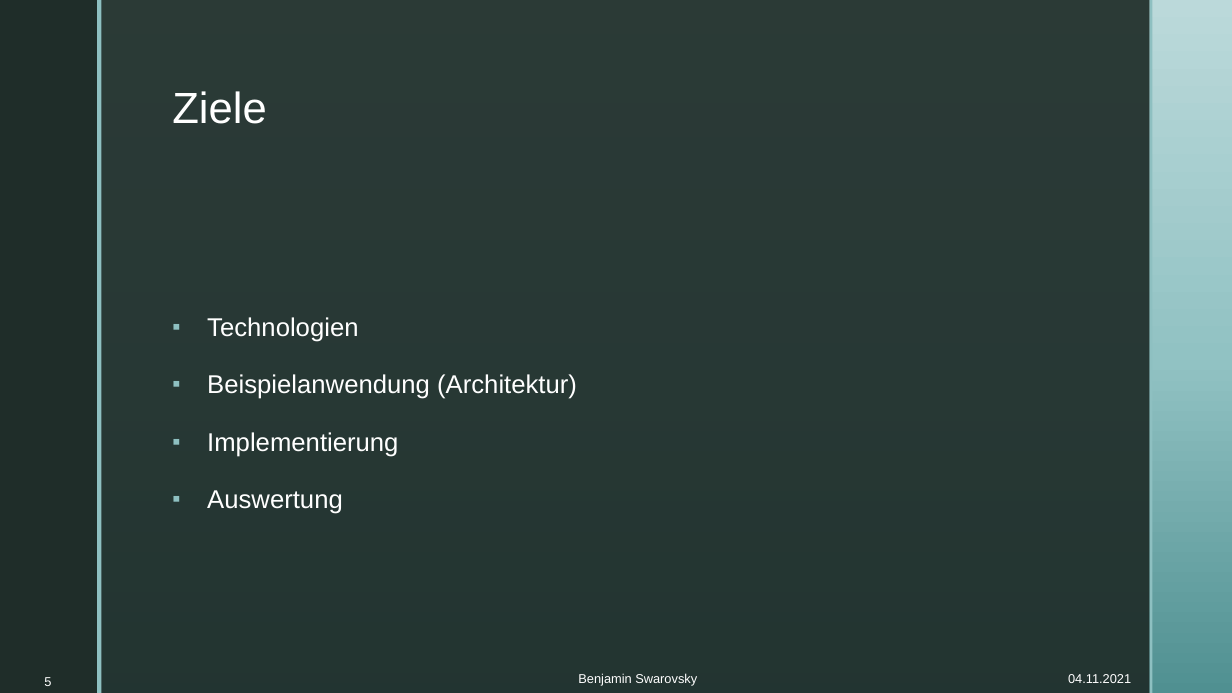
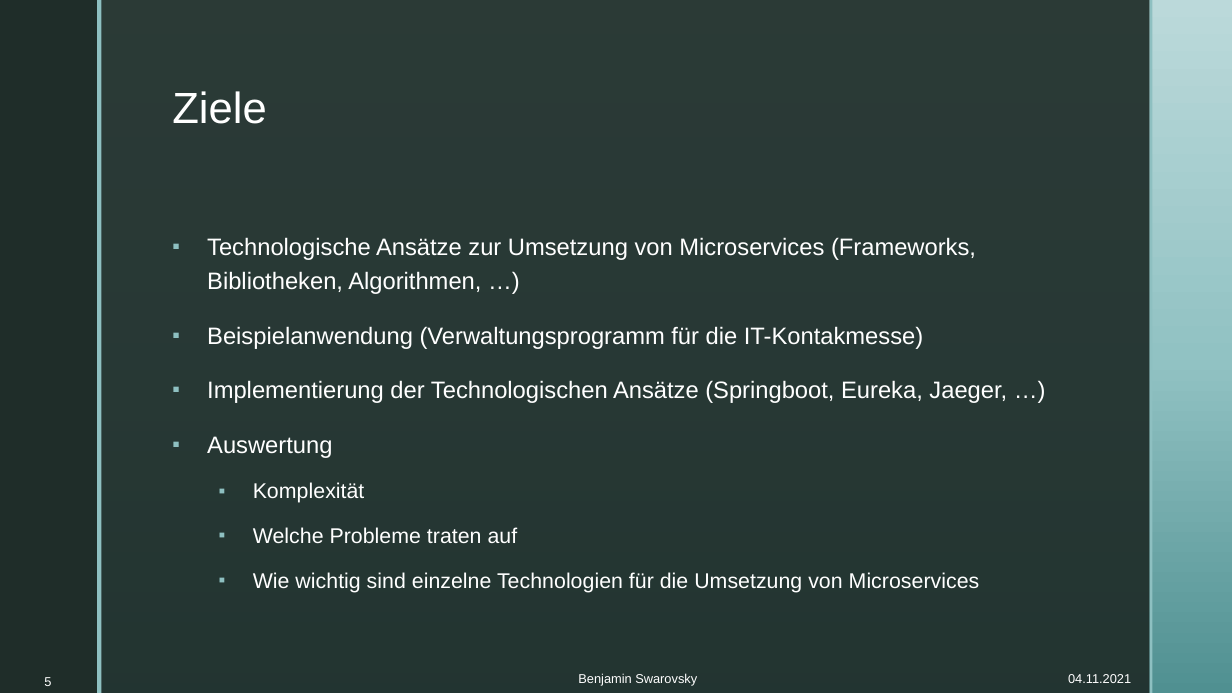
Before and after one commit to BenjaminS01/Abschluss, a slide deck: slide 5 of Vortrag.pptx. Drawn at 1232x693 pixels with LibreOffice and Linux fonts; fonts in the diff are those of the drawing; background and template pictures are left out. Boxes give left, top, right and bottom in pixels: in the first picture for what was removed or moved away, otherwise in the second. Text is boxed around its words. In the diff, an @@ line names an element or a change of style, - is before the commit and + after.

Commit message:
Vortrag Architektur

```diff
--- a/Vortrag.pptx
+++ b/Vortrag.pptx
@@ text at (207, 237, 1007, 403): text changed; size 20 to 18.5 pt @@
-▪ Technologien
-▪ Beispielanwendung (Architektur)
-▪ Implementierung
+▪ Technologische Ansätze zur Umsetzung von Microservices (Frameworks, Bibliotheken, Algorithmen, …)
+▪ Beispielanwendung (Verwaltungsprogramm für die IT-Kontakmesse)
+▪ Implementierung der Technologischen Ansätze (Springboot, Eureka, Jaeger, …)
@@ text at (207, 436, 332, 458): size 20 to 18.5 pt in "Auswertung" @@
@@ text at (253, 482, 980, 593): paragraphs added @@
+  ▪ Komplexität
+  ▪ Welche Probleme traten auf
+  ▪ Wie wichtig sind einzelne Technologien für die Umsetzung von Microservices
```
Also in this commit, not shown: 2 other slides changed, 5 slides added.
